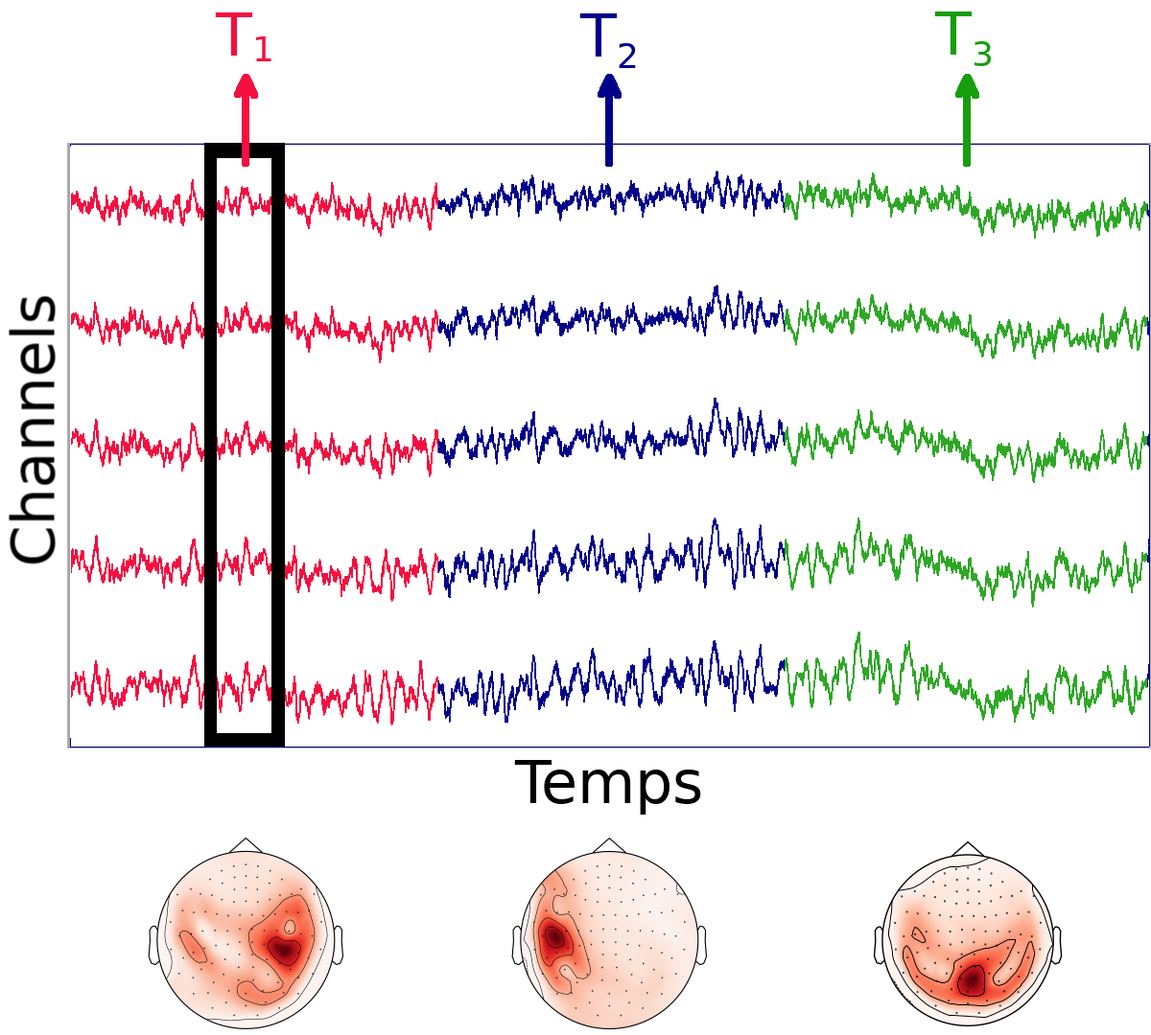
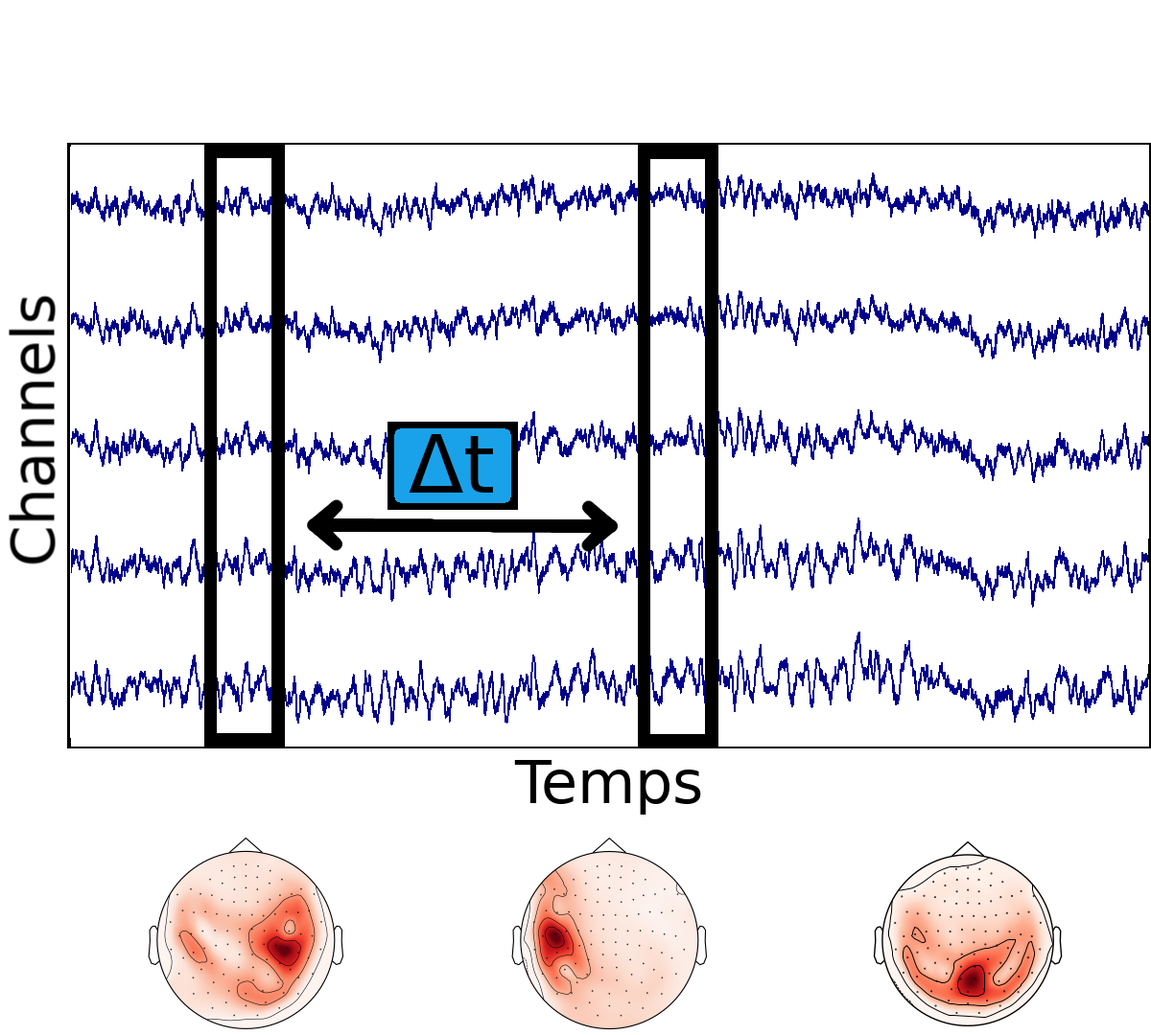
Layered file, before and after one edit (1151x1035). Changes by layer:
hid "T3" over [933, 11, 991, 67]
hid "Arrow3" over [954, 73, 979, 167]
hid "T2" over [579, 13, 636, 69]
hid "Arrow2" over [597, 73, 622, 167]
hid "T1" over [214, 12, 272, 62]
hid "Arrow1" over [233, 73, 258, 167]
showed "Δt", painted on it over [395, 434, 493, 511]
added layer "text box" above "double arrow" over [387, 421, 518, 511]
showed "double arrow" over [306, 499, 618, 553]
showed "Segment2" over [637, 143, 719, 748]
showed "black signal", painted on it over [67, 142, 1151, 749]
hid "Pasted Layer" over [67, 142, 1151, 749]
